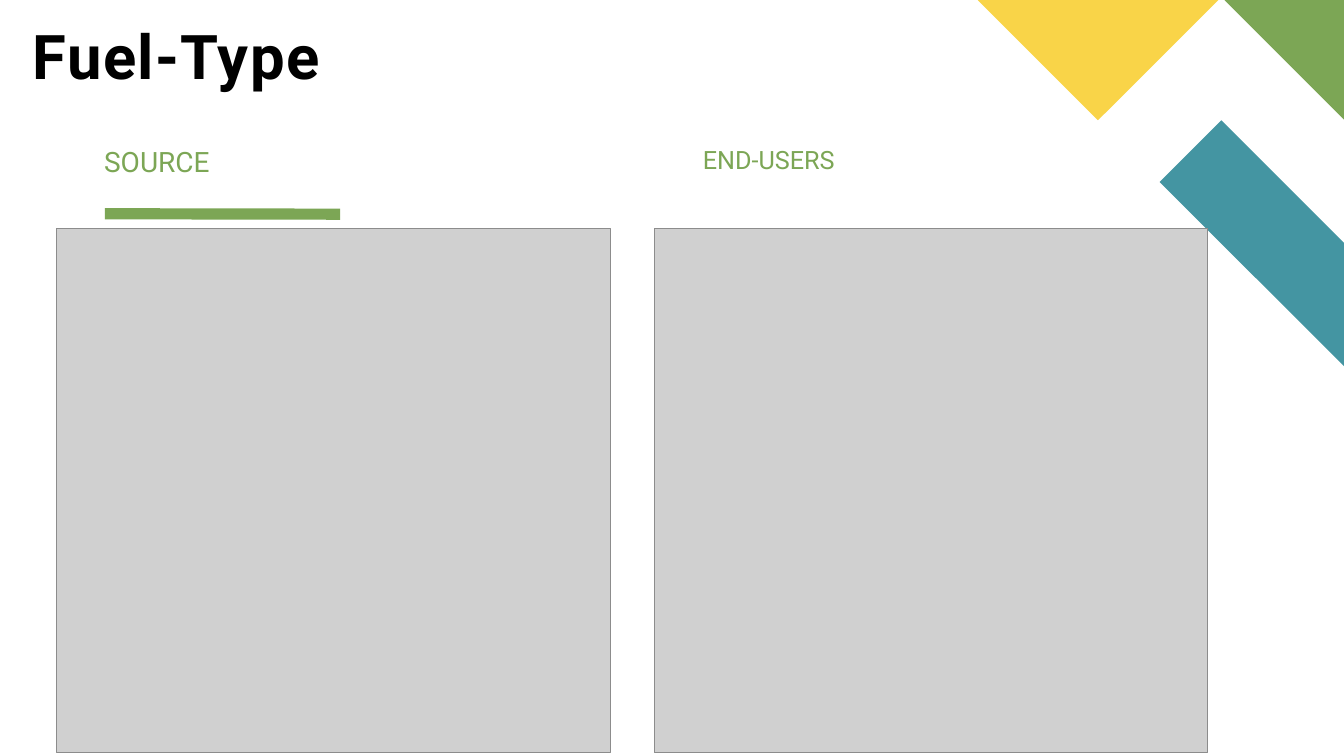
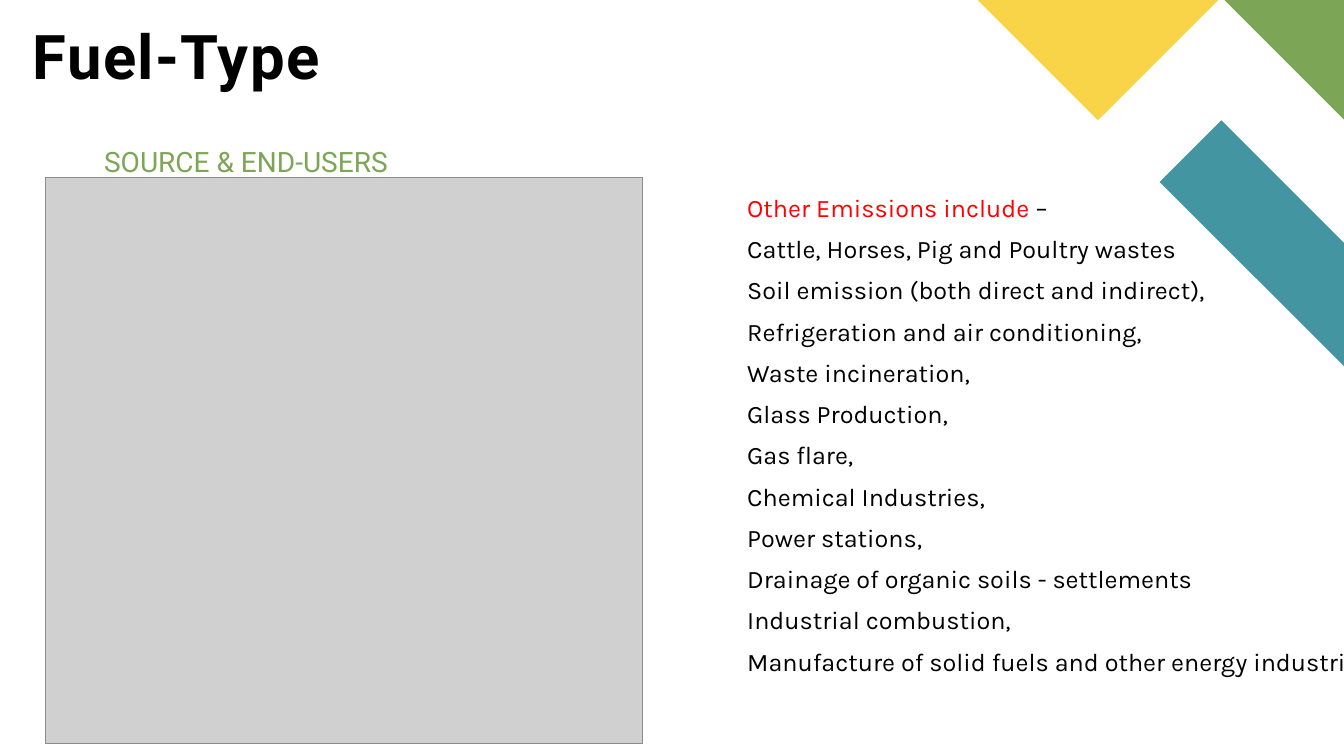
Before and after one commit to fbrowther/Global-Warming-UK-Greenhouse-Gas-Emissions, a slide deck: slide 12 of Project 1 FBRowther.pptx (slide 11 before the commit). Drawn at 1344x756 pixels with LibreOffice and Linux fonts; fonts in the diff are those of the drawing; grey boxes stand for pictures. Boxes give left, top, right and bottom in pixels: in the first picture for what was removed or moved away, otherwise in the second. Text is boxed around its words. In the diff, an @@ line names an element or a change of style, - is before the commit and + after.

```diff
--- a/Project 1 FBRowther.pptx
+++ b/Project 1 FBRowther.pptx
@@ picture: place and size @@
-picture at <box>56,228,610,752</box>
+picture at <box>46,177,643,743</box>
@@ text at <box>104,152,388,179</box>: text changed @@
-SOURCE
+SOURCE & END-USERS
@@ text removed at <box>703,151,835,169</box> @@
-END-USERS
@@ text added at <box>747,199,1247,677</box>, 18 pt, text #000000 @@
+Other Emissions include –
+Cattle, Horses, Pig and Poultry wastes
+Soil emission (both direct and indirect),
+Refrigeration and air conditioning,
+Waste incineration,
+Glass Production,
+Gas flare,
+Chemical Industries,
+Power stations,
+Drainage of organic soils - settlements
+Industrial combustion,
+Manufacture of solid fuels and other energy industries.
@@ line removed from (105, 214) to (341, 214) @@
@@ picture removed at <box>654,228,1208,752</box> @@
```
Also in this commit, not shown: 5 other slides changed, 5 slides added, 2 slides removed, 17 other files.
